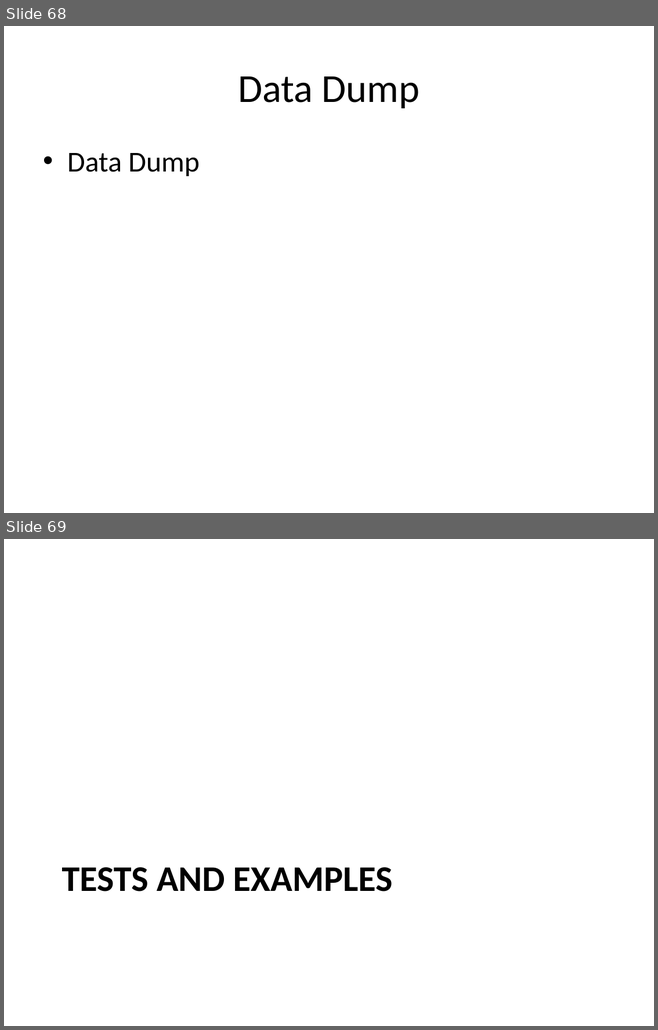
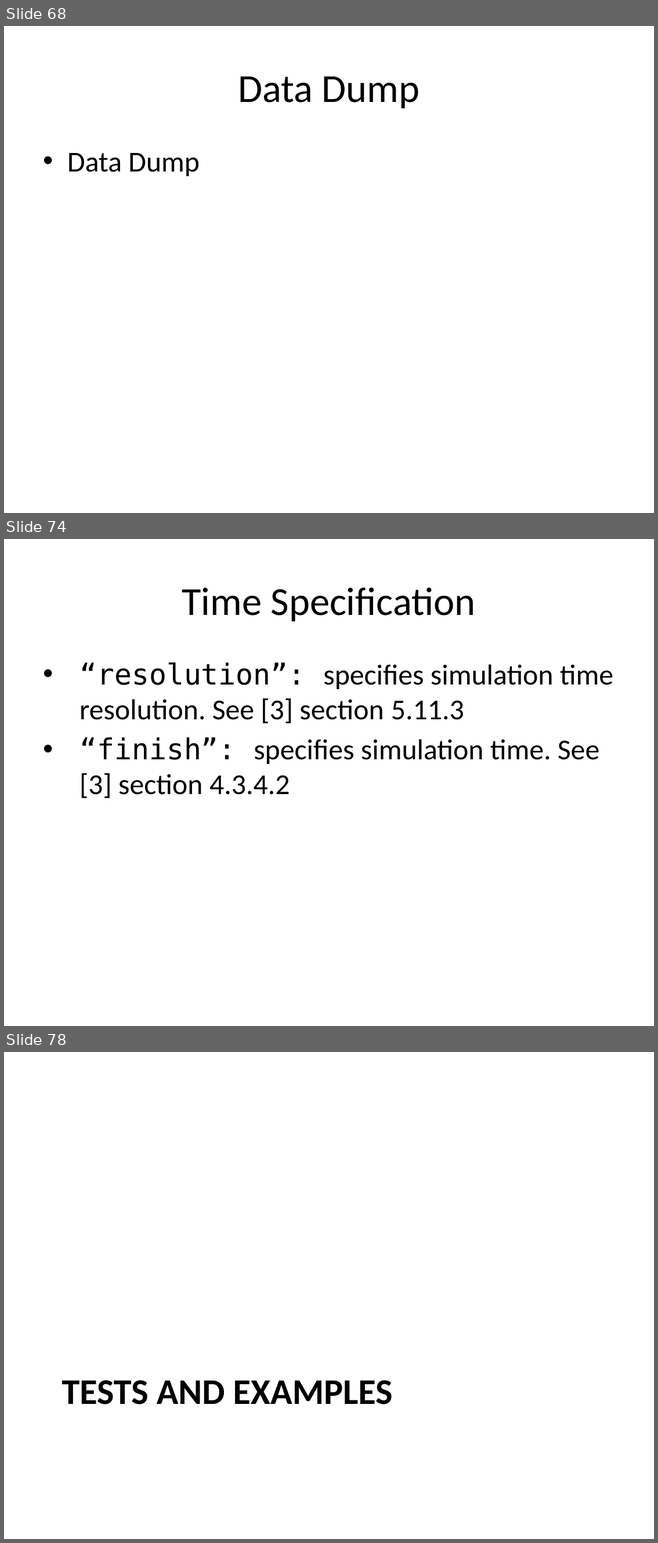
Before and after one commit to timurkelin/simsimd, a slide deck: doc/simsimd.pptx. Shown one above the other, each under a label of ours: slides 68 and 69 before the commit, slides 68, 74 and 78 after it; the slides between them are not shown. The pictures are 658x1030 and 658x1543 pixels, drawn with LibreOffice and Linux fonts; fonts in the diff are those of the drawing; background and template pictures are left out. Boxes give left, top, right and bottom in pixels: in the first picture for what was removed or moved away, otherwise in the second. Text is boxed around its words. In the diff, an @@ line names an element or a change of style, - is before the commit and + after.

```diff
--- a/doc/simsimd.pptx
+++ b/doc/simsimd.pptx
@@ slide 74 added at box(4, 539, 654, 1026), background #FFFFFF @@
@@ title added at box(182, 587, 476, 621), 44 pt, text #000000 @@
+Time Specification
@@ text added at box(79, 663, 613, 798), 32 pt, text #000000 @@
+• “resolution”: specifies simulation time resolution. See [3] section 5.11.3
+• “finish”: specifies simulation time. See [3] section 4.3.4.2
@@ what was slide 69 is now slide 78 @@
```
Also in this commit, not shown: 1 slide changed, 8 other slides added.
